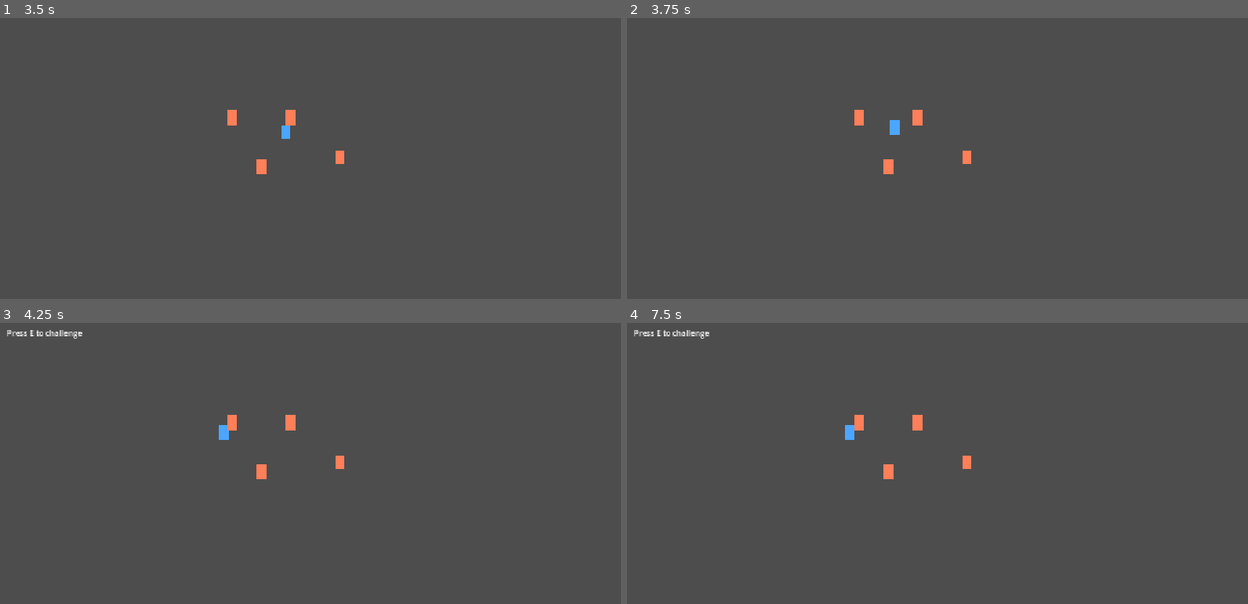
Above: before the commit, frames 1-4 (two rows, left to right).
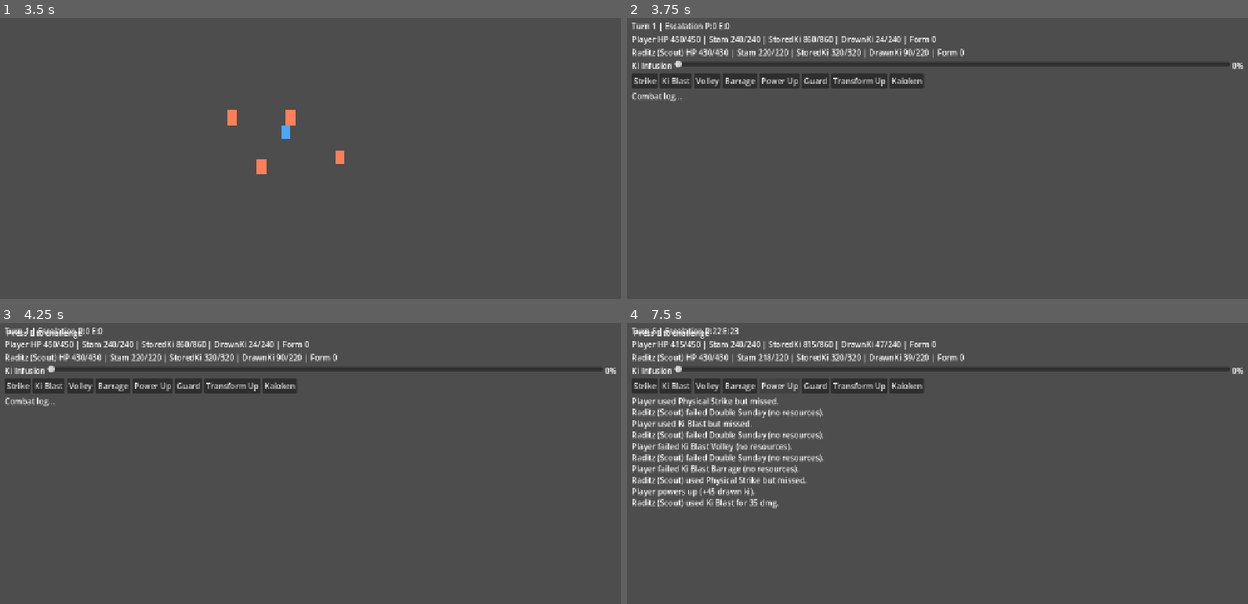
Above: after the commit, the same moments.

Repository: cpt-miche/db-fangame
Game: Godot game, scene res://scenes/main/Main.tscn
Two runs of this game, one before a commit and one after it. Both use one fixed random seed, a clock stepped at 60 frames per second and the inputs below.
Inputs (mouse positions are in pixels of both pictures, inside the frame that each line leads up to):
- Up to frame 1 (3.5 s): tap Enter at 0.5, 2.75 s; hold D (move_right) 0.53-1.28 s; hold E (interact) 0.53-1.28 s; hold S (move_down) 1.28-2.03 s; tap T at 1.35, 2.85 s; tap Space at 2 s; hold D (move_right) 2.03-2.78 s; hold E (interact) 2.03-2.78 s; hold W (move_up) from 2.78 s (still down)
- Up to frame 2 (3.75 s): tap Space at 3.5 s; release W (move_up) at 3.53 s; hold A (move_left) from 3.53 s (still down); hold E (interact) from 3.53 s (still down)
- Up to frame 3 (4.25 s): keep holding A (move_left); keep holding E (interact)
- Up to frame 4 (7.5 s): release A (move_left) at 4.25 s; release E (interact) at 4.25 s; click (645, 384) at 4.25 s, where only the run after the commit has a clickable "Strike"; click (676, 384) at 5 s, where only the run after the commit has a clickable "Ki Blast"; click (707, 384) at 5.75 s, where only the run after the commit has a clickable "Volley"; click (738, 384) at 6.5 s, where only the run after the commit has a clickable "Barrage"; click (782, 384) at 7.25 s, where only the run after the commit has a clickable "Power Up"

Frame 1 is identical in both runs. In frame 2, 5.7% of the frame differs, in the area x 0-100%, y 1-56%; in frame 3, 5.7%; in frame 4, 9.5%, in the area x 0-100%, y 1-66%.
Error before the commit: Parse Error: Could not preload resource file "res://resources/fighters/martial_artist.tres". (res://scripts/main/Main.gd:12)

Commit message:
Fix fighter resource parsing and Kaioken typing

Diff:
--- a/resources/fighters/frieza_force.tres
+++ b/resources/fighters/frieza_force.tres
@@ -17,6 +17,6 @@
 ki_strength = 94
 speed = 76
 control = 70
-attack_skill_ids = PackedStringArray(&"strike", &"ki_blast", &"ki_volley", &"ki_barrage")
-utility_skill_ids = PackedStringArray(&"power_up", &"guard", &"transform_form")
-transformation_skill_ids = PackedStringArray(&"frieza_second_form")
+attack_skill_ids = PackedStringArray("strike", "ki_blast", "ki_volley", "ki_barrage")
+utility_skill_ids = PackedStringArray("power_up", "guard", "transform_form")
+transformation_skill_ids = PackedStringArray("frieza_second_form")
--- a/resources/fighters/martial_artist.tres
+++ b/resources/fighters/martial_artist.tres
@@ -17,6 +17,6 @@
 ki_strength = 0
 speed = 20
 control = 0
-attack_skill_ids = PackedStringArray(&"strike")
-utility_skill_ids = PackedStringArray(&"guard")
+attack_skill_ids = PackedStringArray("strike")
+utility_skill_ids = PackedStringArray("guard")
 transformation_skill_ids = PackedStringArray()
--- a/resources/fighters/player_base.tres
+++ b/resources/fighters/player_base.tres
@@ -17,6 +17,6 @@
 ki_strength = 50
 speed = 46
 control = 42
-attack_skill_ids = PackedStringArray(&"strike", &"ki_blast", &"ki_volley", &"ki_barrage")
-utility_skill_ids = PackedStringArray(&"power_up", &"guard", &"transform_form", &"kaioken")
-transformation_skill_ids = PackedStringArray(&"ss1", &"kaioken")
+attack_skill_ids = PackedStringArray("strike", "ki_blast", "ki_volley", "ki_barrage")
+utility_skill_ids = PackedStringArray("power_up", "guard", "transform_form", "kaioken")
+transformation_skill_ids = PackedStringArray("ss1", "kaioken")
--- a/resources/fighters/raditz_scout.tres
+++ b/resources/fighters/raditz_scout.tres
@@ -17,6 +17,6 @@
 ki_strength = 48
 speed = 40
 control = 36
-attack_skill_ids = PackedStringArray(&"strike", &"ki_blast", &"ki_volley", &"double_sunday")
-utility_skill_ids = PackedStringArray(&"power_up", &"guard")
+attack_skill_ids = PackedStringArray("strike", "ki_blast", "ki_volley", "double_sunday")
+utility_skill_ids = PackedStringArray("power_up", "guard")
 transformation_skill_ids = PackedStringArray()
--- a/resources/fighters/saibaman.tres
+++ b/resources/fighters/saibaman.tres
@@ -17,6 +17,6 @@
 ki_strength = 36
 speed = 39
 control = 28
-attack_skill_ids = PackedStringArray(&"strike", &"ki_blast")
-utility_skill_ids = PackedStringArray(&"power_up", &"guard")
+attack_skill_ids = PackedStringArray("strike", "ki_blast")
+utility_skill_ids = PackedStringArray("power_up", "guard")
 transformation_skill_ids = PackedStringArray()
--- a/scripts/battle/battle_controller.gd
+++ b/scripts/battle/battle_controller.gd
@@ -160,7 +160,7 @@
 	if fighter.form_level > 0:
 		_log("%s can only use Kaioken in base form." % fighter.fighter_name)
 		return
-	var kaioken := transformations.get(&"kaioken", null)
+	var kaioken: TransformationDef = transformations.get(&"kaioken", null)
 	if kaioken == null:
 		_log("Kaioken transformation is not configured.")
 		return
